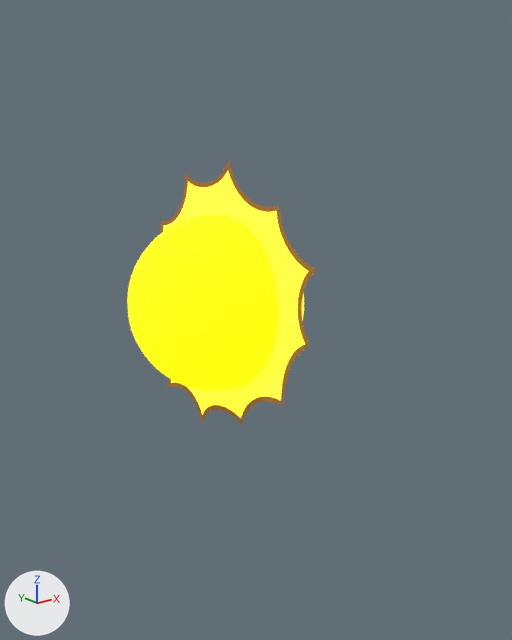
Two versions of the glTF model app/src/main/assets/models/soleil.glb, one commit apart.
Rendered twice from a 50 mm camera at (-5.45, -9.32, 3.48) aimed at (1.48, -0.65, 0.02). The lights are fixed; the arrows at lower left show +X, +Y and +Z. Where no turn or scale is listed for an object, it has been applied to the vertices.

Objects in the first picture: 'Sphere.009', '—Pngtree—cute cartoon sun with fried_6461132'.
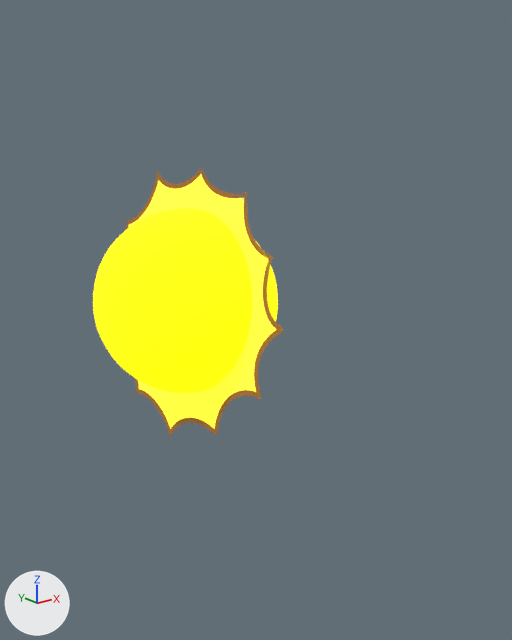
Pixel boxes [x1, y1, x2, y2] of what changed, in the pictures (512 x 640 px):
```json
{"object": "Sphere.009", "change": "moved", "before": [127, 214, 304, 391], "after": [93, 208, 278, 393]}
{"object": "—Pngtree—cute cartoon sun with fried_6461132", "change": "moved, turned", "before": [160, 161, 316, 424], "after": [126, 169, 283, 436]}
```

The change, as JSON lines over the scene's bpy script:
```json
{"op": "set", "path": "ob_sphere_009.location", "old": "(1.12, -0.05, 0.23)", "new": "(0.49, -0.13, 0.4)"}
{"op": "set", "path": "ob_pngtree_cute_cartoon_sun_with_fried_6461132.location", "old": "(1.13, -0.04, 0.18)", "new": "(0.49, -0.12, 0.35)"}
{"op": "set", "path": "ob_pngtree_cute_cartoon_sun_with_fried_6461132.rotation_euler", "old": "(-1.698, 0.427, -1.551)", "new": "(-2.116, -1.185, -0.96)", "note": "degrees (-97, 24, -89) -> degrees (-121, -68, -55)"}
```
